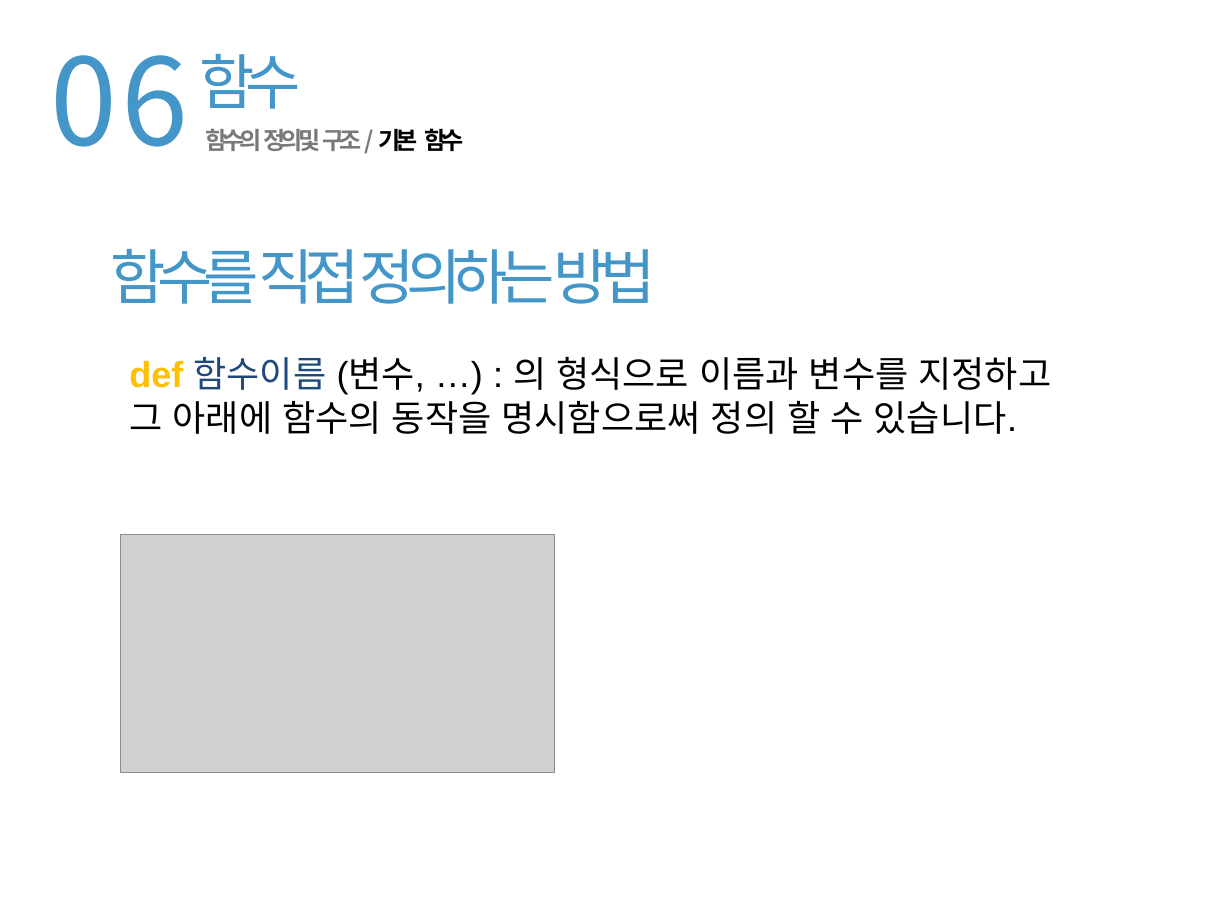
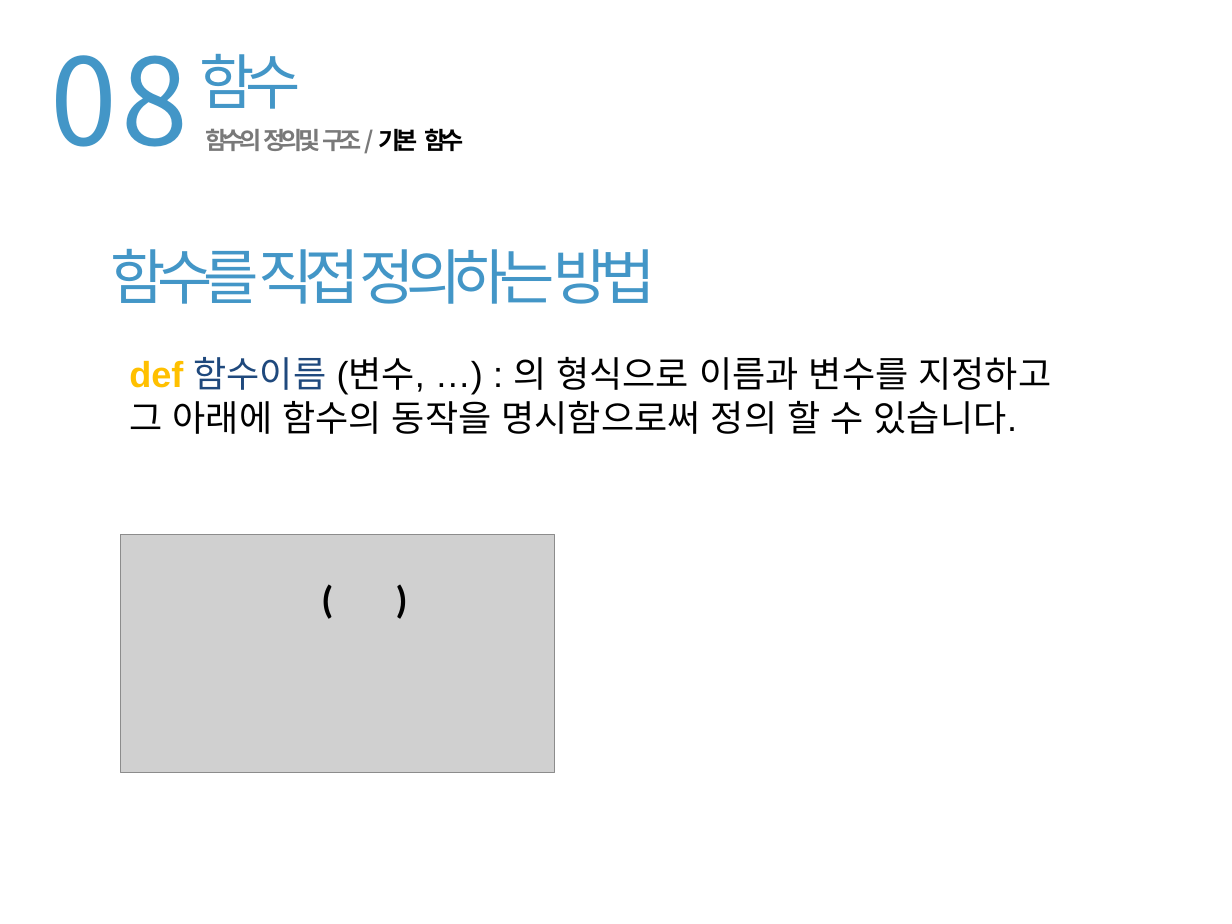
Before and after one commit to hanyang-software-volunteerer/2017-09-software-volunteerer, a slide deck: slide 87 of ppt-for-edit/2017소프트웨어봉사단_0404 (1).pptx (slide 45 before the commit). Drawn at 1232x924 pixels with LibreOffice and Linux fonts; fonts in the diff are those of the drawing; grey boxes stand for pictures. Boxes give left, top, right and bottom in pixels: in the first picture for what was removed or moved away, otherwise in the second. Text is boxed around its words. In the diff, an @@ line names an element or a change of style, - is before the commit and + after.

```diff
--- a/ppt-for-edit/2017소프트웨어봉사단_0404 (1).pptx
+++ b/ppt-for-edit/2017소프트웨어봉사단_0404 (1).pptx
@@ text at [50, 55, 188, 147]: text changed @@
-06
+08
@@ text added at [313, 570, 522, 626], 32 pt, text #000000, bold @@
+(
@@ text added at [387, 570, 510, 626], 32 pt, text #000000, bold @@
+)
```
Also in this commit, not shown: 49 other slides changed, 2 slides added, 5 slides removed, 2 other files.
